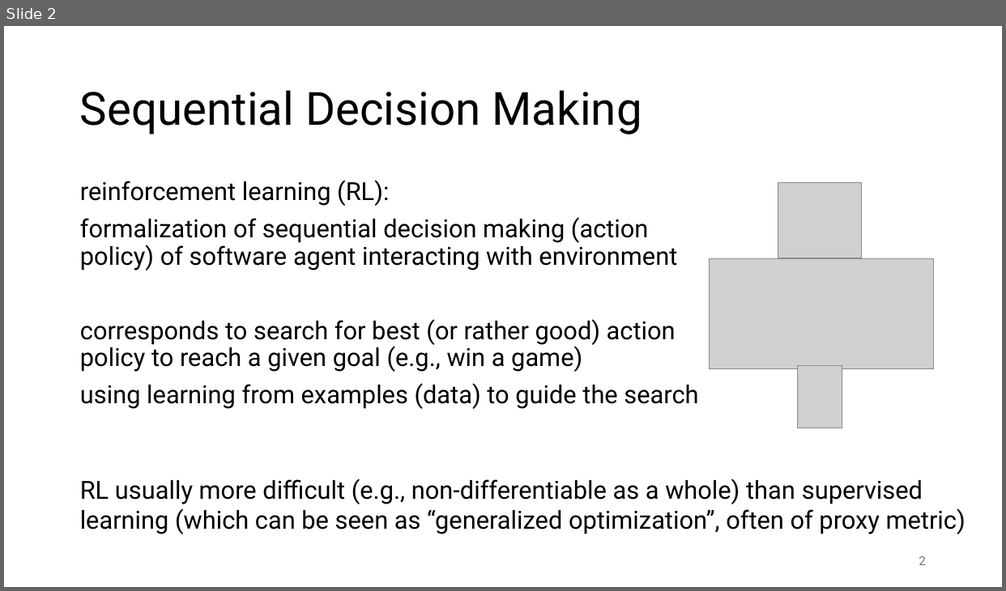
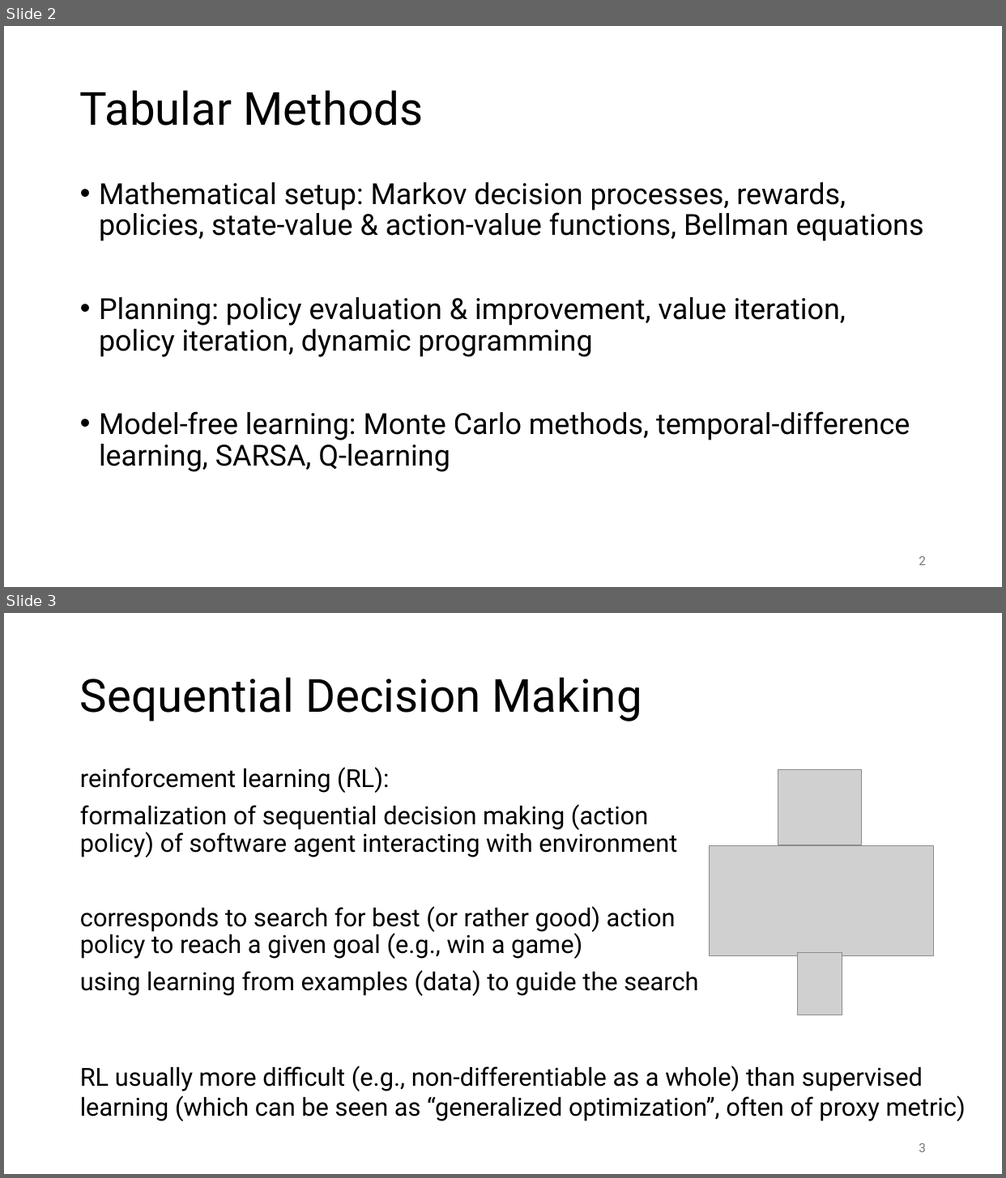
Before and after one commit to FelixWick/reinforcement_learning, a slide deck: slides/2_foundations.pptx. Shown one above the other, each under a label of ours: slide 2 before the commit, slides 2 and 3 after it. The pictures are 1006x591 and 1006x1178 pixels, drawn with LibreOffice and Linux fonts; fonts in the diff are those of the drawing; grey boxes stand for pictures. Boxes give left, top, right and bottom in pixels: in the first picture for what was removed or moved away, otherwise in the second. Text is boxed around its words. In the diff, an @@ line names an element or a change of style, - is before the commit and + after.

```diff
--- a/slides/2_foundations.pptx
+++ b/slides/2_foundations.pptx
@@ slide 2 added at box(4, 26, 1002, 587), background #FFFFFF @@
@@ title added at box(80, 90, 423, 126), 44 pt, text #000000 @@
+Tabular Methods
@@ text added at box(99, 182, 924, 472), 28 pt, text #000000 @@
+• Mathematical setup: Markov decision processes, rewards, policies, state-value & action-value functions, Bellman equations
+• Planning: policy evaluation & improvement, value iteration, policy iteration, dynamic programming
+• Model-free learning: Monte Carlo methods, temporal-difference learning, SARSA, Q-learning
@@ page number added at box(918, 557, 926, 565), 12 pt, text #797979 @@
+2
@@ what was slide 2 is now slide 3 @@
@@ page number at box(918, 1144, 926, 1152): text changed @@
-2
+3
```
Also in this commit, not shown: 1 slide changed, 9 other files.
